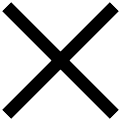
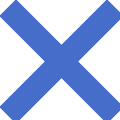
Comparing the layer stacks of the two 120px x 120px images. Changes:
painted on "形状 1" over <box>0,0,120,120</box>
painted on "形状 1 拷贝" over <box>0,0,120,120</box>